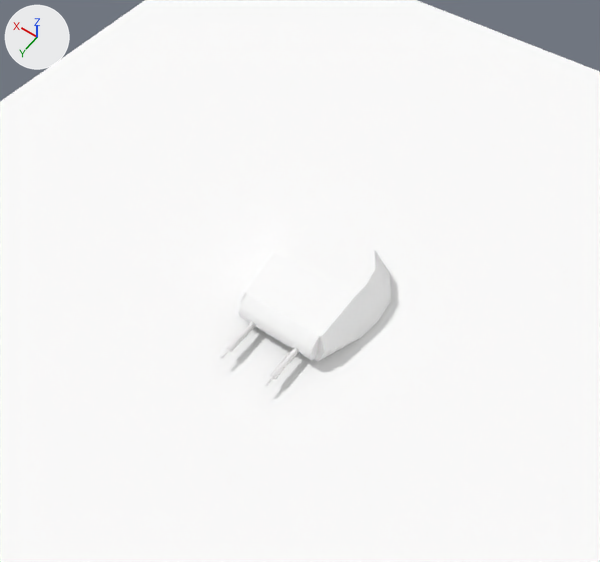
The Blender file assets_source/pz1b.blend as it was, and as the next commit left it.
Camera for both pictures: a camera (50 mm lens) standing at (-2.28, 3.56, 5.49) and looking at (0.01, 0.35, 0.45). Arrows for +X, +Y and +Z are at upper left; the lights stay in place.

Names of what the first picture shows: 'Plane', 'aa'.
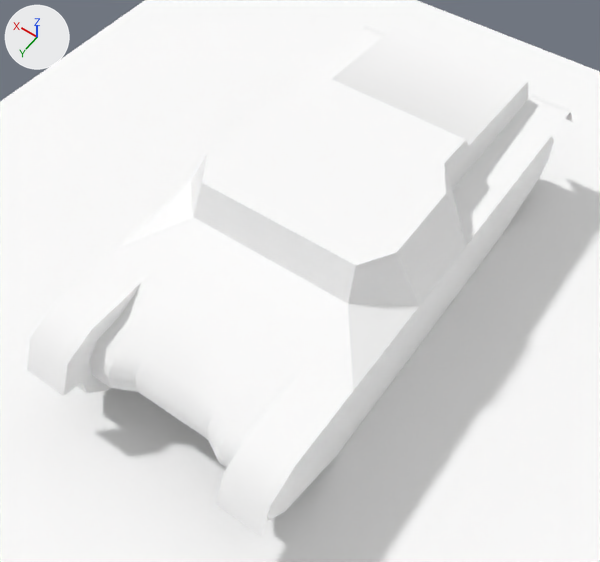
Location of each change, (x1, y1, x2, y2) in pixels of the pictures (600 x 562 px):
'a', shown: after (27, 26, 573, 536)
'aa', hidden: before (220, 222, 392, 386)

The change in detail:
Object 'a' (ob_a) is now shown.
Object 'aa' (ob_aa) is now hidden.
